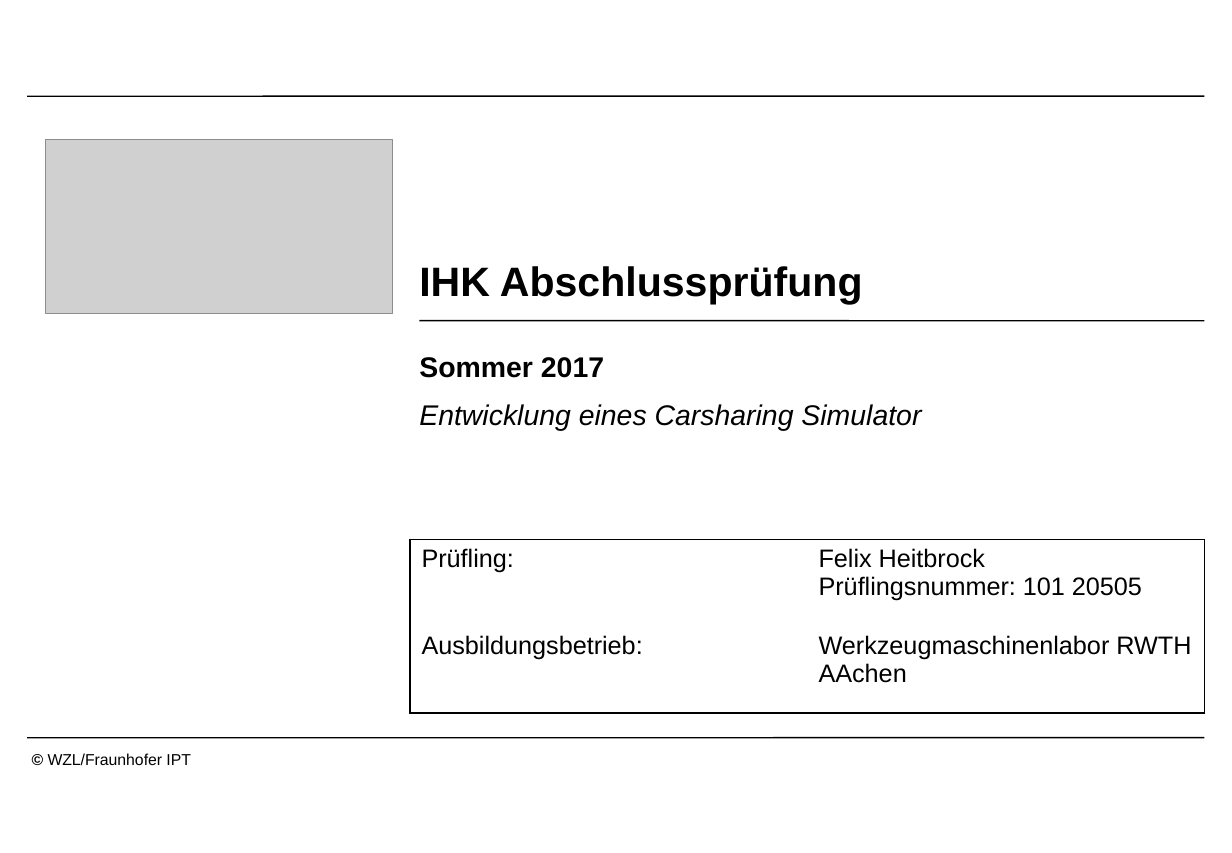
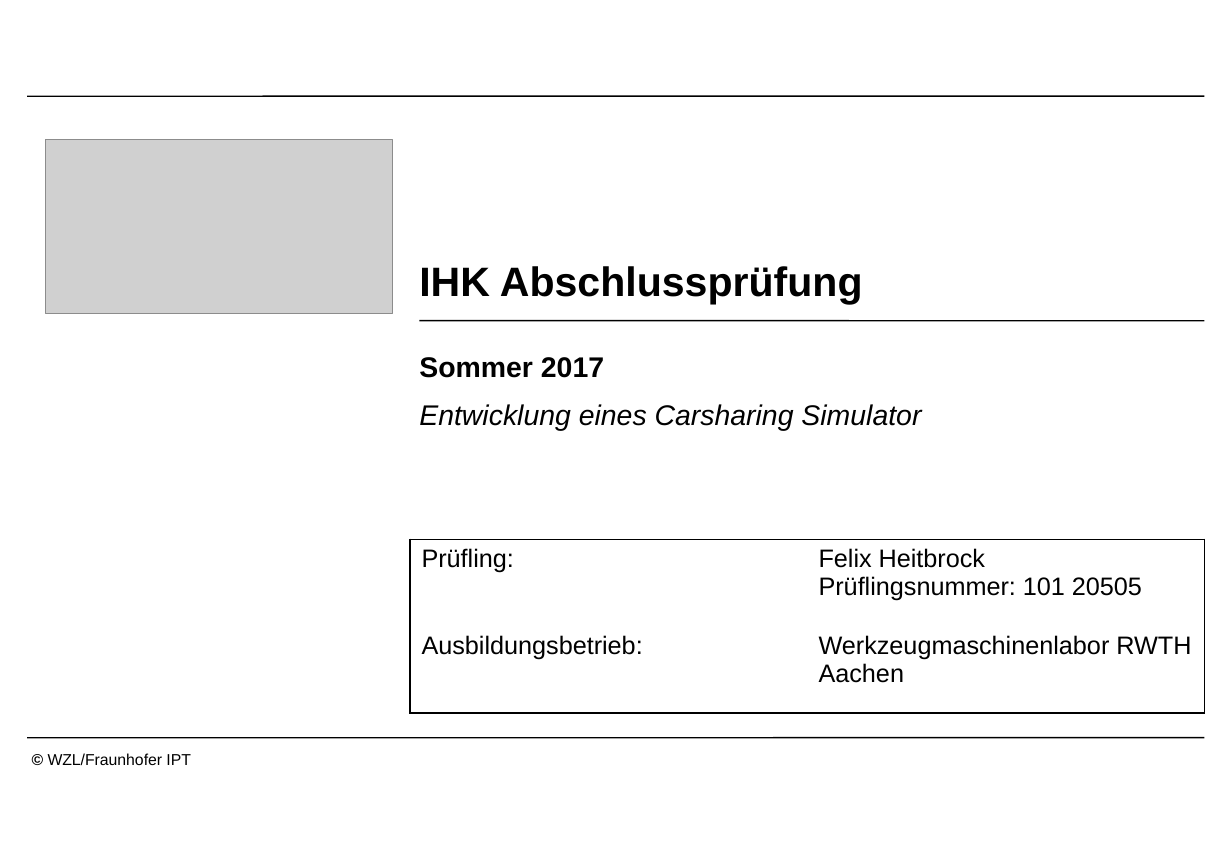
Before and after one commit to Readock/IHK2017, a slide deck: slide 1 of Vortrag/TemplateWZLElements.pptx. Drawn at 1232x853 pixels with LibreOffice and Linux fonts; fonts in the diff are those of the drawing; grey boxes stand for pictures; background and template pictures are left out. Boxes give left, top, right and bottom in pixels: in the first picture for what was removed or moved away, otherwise in the second. Text is boxed around its words. In the diff, an @@ line names an element or a change of style, - is before the commit and + after.

```diff
--- a/Vortrag/TemplateWZLElements.pptx
+++ b/Vortrag/TemplateWZLElements.pptx
@@ table at box(411, 539, 1205, 713) @@
-row 2, column 2: Werkzeugmaschinenlabor RWTH AAchen
+row 2, column 2: Werkzeugmaschinenlabor RWTH Aachen
```
Also in this commit, not shown: 3 other slides changed.
